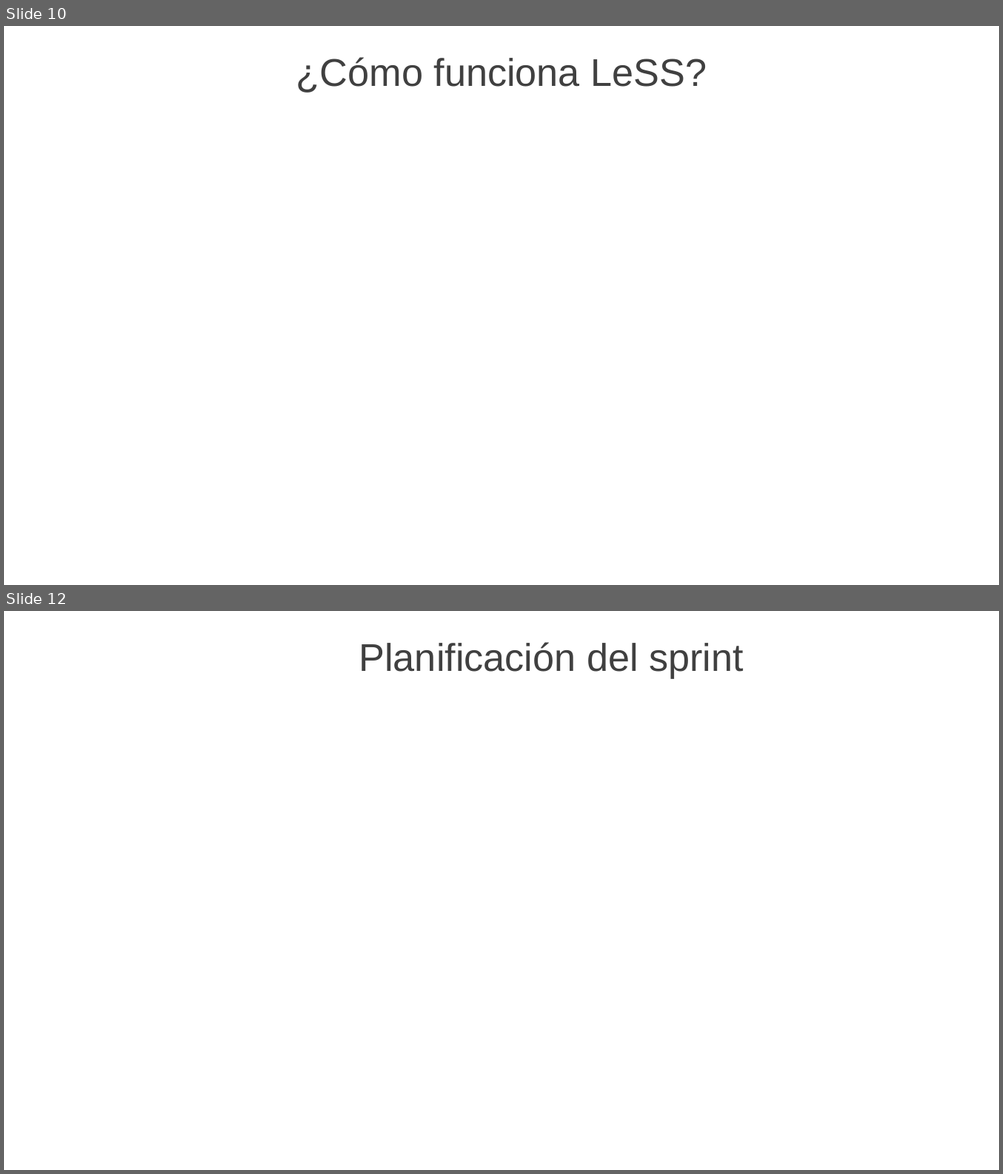
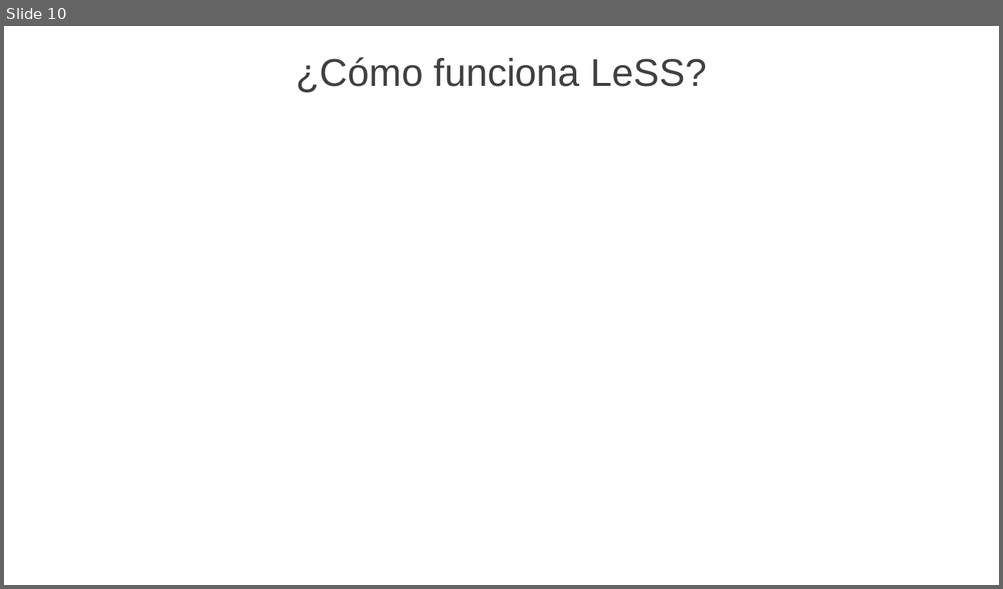
Before and after one commit to JavierMartinez127/Repositorio_Grupo2_ISW, a slide deck: Trabajos Conceptuales/TC_01/Recursos/GRUPO2_TC_01_PECHA_CUCHA_FRAMEWORK_ESCALAR_SCRUM.pptx. Shown one above the other, each under a label of ours: slides 10 and 12 before the commit, slide 10 after it; the slides between them are not shown. The pictures are 1003x1174 and 1003x589 pixels, drawn with LibreOffice and Linux fonts; fonts in the diff are those of the drawing; background and template pictures are left out. Boxes give left, top, right and bottom in pixels: in the first picture for what was removed or moved away, otherwise in the second. Text is boxed around its words. In the diff, an @@ line names an element or a change of style, - is before the commit and + after.

Commit message:
Eventos Sprint

```diff
--- a/Trabajos Conceptuales/TC_01/Recursos/GRUPO2_TC_01_PECHA_CUCHA_FRAMEWORK_ESCALAR_SCRUM.pptx
+++ b/Trabajos Conceptuales/TC_01/Recursos/GRUPO2_TC_01_PECHA_CUCHA_FRAMEWORK_ESCALAR_SCRUM.pptx
@@ slide 12 removed at <box>4,611,999,1170</box>, background picture (left out) @@
@@ text removed at <box>359,642,743,678</box> @@
-Planificación del sprint
@@ freeform shape removed at <box>640,1009,666,1034</box> @@
```
Also in this commit, not shown: 1 slide changed, 4 slides added, 3 other slides removed, 2 other files.
